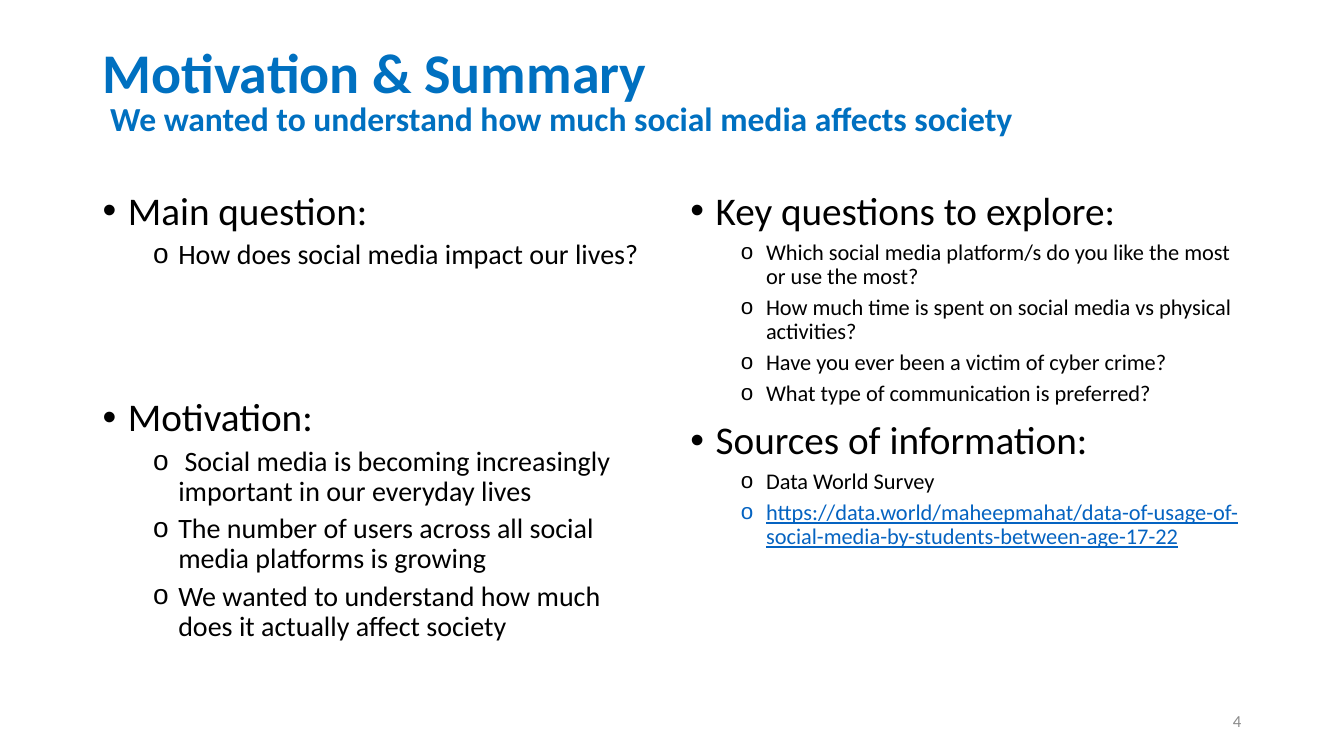
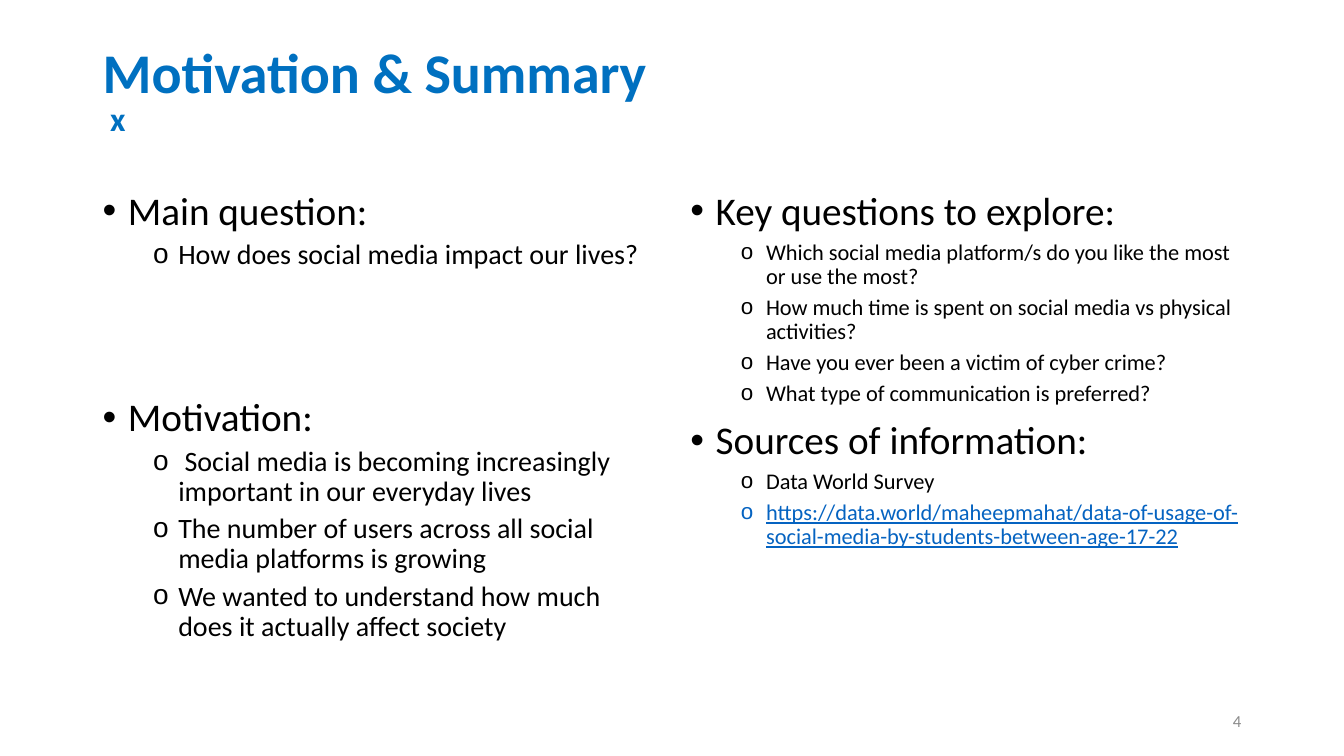
Before and after one commit to stephen823/Group_Project_1-How-Does-Social-Media-Impact-Our-Live, a slide deck: slide 4 of 002 - Deliverables/Social_Media_v0.01.pptx. Drawn at 1344x756 pixels with LibreOffice and Linux fonts; fonts in the diff are those of the drawing. Boxes give left, top, right and bottom in pixels: in the first picture for what was removed or moved away, otherwise in the second. Text is boxed around its words. In the diff, an @@ line names an element or a change of style, - is before the commit and + after.

```diff
--- a/002 - Deliverables/Social_Media_v0.01.pptx
+++ b/002 - Deliverables/Social_Media_v0.01.pptx
@@ text at (x1=110, y1=114, x2=125, y2=131): text changed @@
-We wanted to understand how much social media affects society
+x
```
Also in this commit, not shown: 4 other slides changed, 2 slides added, 1 other file.
